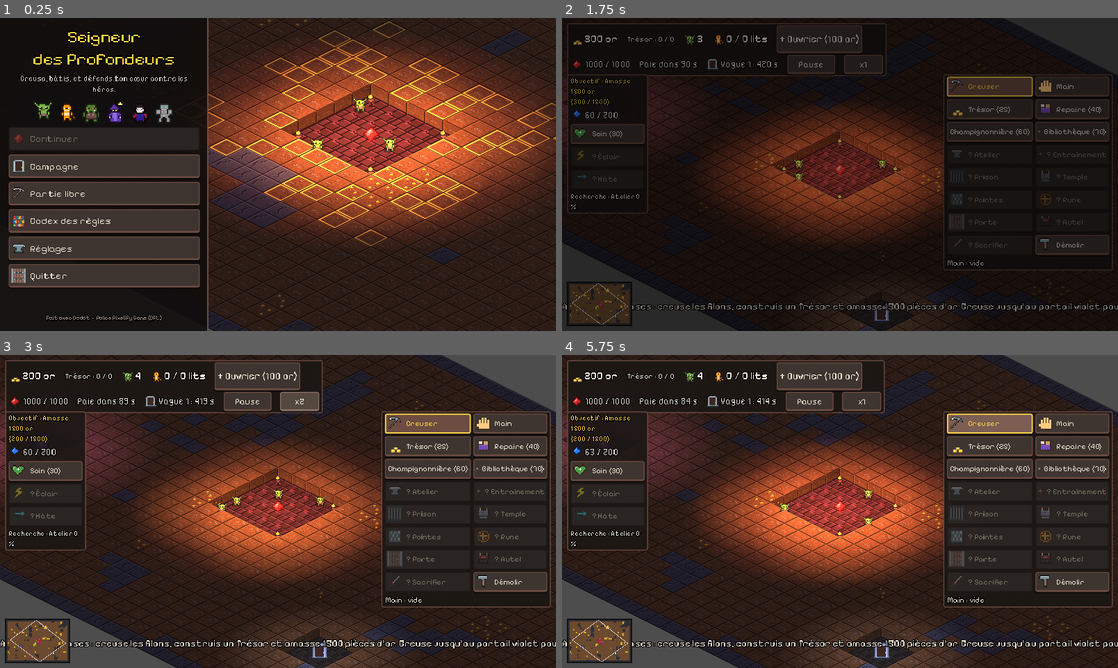
Above: before the commit, frames 1-4 (two rows, left to right).
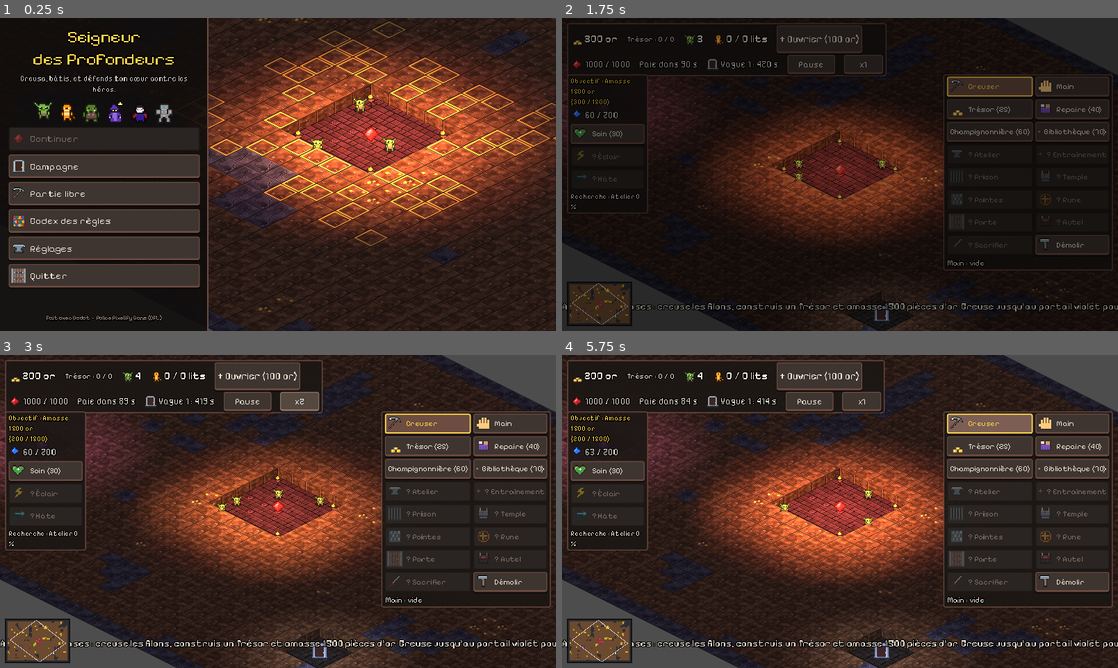
Above: after the commit, the same moments.

Repository: Malinouxi/Android
Game: Godot game, scene res://scenes/menu.tscn
The game is run twice, just before and just after one commit, with the same random seed, the same clock (stepped at 60 frames per second) and the same inputs. Sound files missing from this copy of the repository are replaced by a short silence.
Inputs:
- Up to frame 1 (0.25 s): no input
- Up to frame 2 (1.75 s): click "Campagne" at 0.5 s; click "1. Premiers coups de pioche A…" at 1.25 s
- Up to frame 3 (3 s): click "+ Ouvrier (100 or)" at 2 s; click "x1" at 2.75 s
- Up to frame 4 (5.75 s): click "x2" at 3.5 s; click "x3" at 4.25 s; click "Creuser" at 5 s

The runs differ from the first frame. In frame 1, 12% of the frame differs, in the area x 37-100%, y 0-100%; in frame 2, 3.5%; in frame 3, 8.5%; in frame 4, 9.3%.

Commit message:
Tuiles en 32x32 et coffres dans le Trésor
- tools/art32.py : tuiles 32x32 (bruit lissé + détails) pour terre, or, roche,
  sols, territoire et les 8 salles ; 4 coffres (fermé -> débordant d'or)
- Le Trésor affiche un coffre par case, rempli selon l'or stocké

Co-Authored-By: Claude Opus 5.5 <noreply@anthropic.com>
Claude-Session: https://claude.ai/code/session_014UMgZZe9Y6JFUoHq8hPeW2

Diff:
--- a/scripts/art.gd
+++ b/scripts/art.gd
@@ -65,7 +65,15 @@
 const DOOR := preload("res://assets/props/door.png")
 const SACRIFICE_ALTAR := preload("res://assets/props/sacrifice_altar.png")
 
-## Tas d'or du trésor, de 1 à 5 pièces.
+## Les coffres du Trésor : fermé (vide), puis de plus en plus plein.
+const CHESTS := [
+	preload("res://assets/props/chest_0.png"),
+	preload("res://assets/props/chest_1.png"),
+	preload("res://assets/props/chest_2.png"),
+	preload("res://assets/props/chest_3.png"),
+]
+
+## Tas d'or (icônes de l'interface), de 1 à 5 pièces.
 const GOLD_PILES := [
 	preload("res://assets/props/gold_pile_1.png"),
 	preload("res://assets/props/gold_pile_2.png"),
--- a/scripts/dungeon_map.gd
+++ b/scripts/dungeon_map.gd
@@ -1195,10 +1195,10 @@
 		var type := get_room(cell)
 		match type:
 			Rooms.Type.TREASURY:
-				# Un tas d'or qui grossit avec la quantité stockée (0 à 5 pièces).
-				var coins := ceili(5.0 * stored_gold.get(cell, 0) / Rooms.TREASURY_CAPACITY)
-				if coins > 0:
-					_billboard(layer, Art.GOLD_PILES[mini(coins, 5) - 1], center, 0.9)
+				# Un coffre : fermé s'il est vide, puis de plus en plus rempli d'or.
+				var fill: float = float(stored_gold.get(cell, 0)) / Rooms.TREASURY_CAPACITY
+				var level := 0 if fill <= 0.0 else mini(3, 1 + int(fill * 3.0))
+				_billboard(layer, Art.CHESTS[level], center, 0.95)
 			Rooms.Type.LAIR:
 				_billboard(layer, Art.BED, center, 0.9)
 			Rooms.Type.FARM:
Binary file added: assets/props/chest_0.png
Binary file added: assets/props/chest_1.png
Binary file added: assets/props/chest_2.png
Binary file added: assets/props/chest_3.png
Binary file changed: assets/tiles/claimed_0.png
Binary file changed: assets/tiles/claimed_1.png
Binary file changed: assets/tiles/claimed_2.png
Binary file changed: assets/tiles/earth_0.png
Binary file changed: assets/tiles/earth_1.png
Binary file changed: assets/tiles/earth_2.png
Binary file changed: assets/tiles/floor_0.png
Binary file changed: assets/tiles/floor_1.png
(and 13 more such lines)
